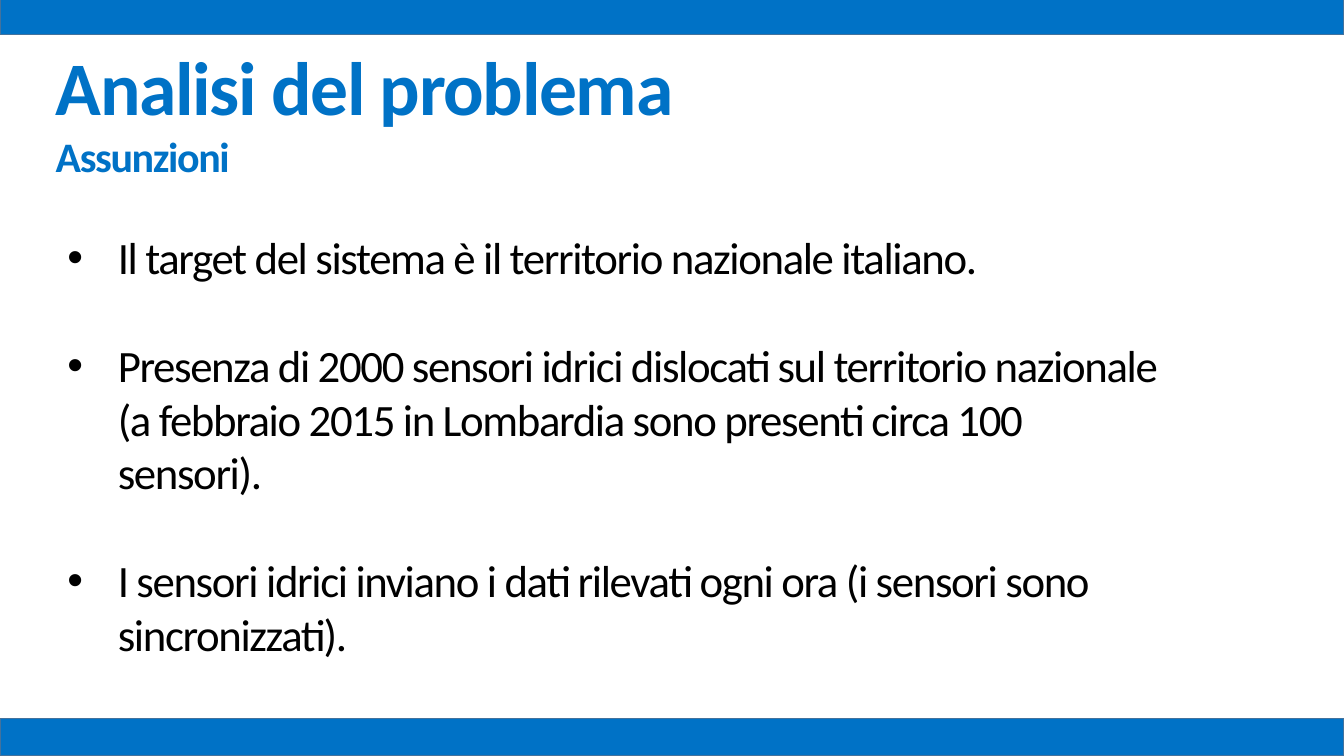
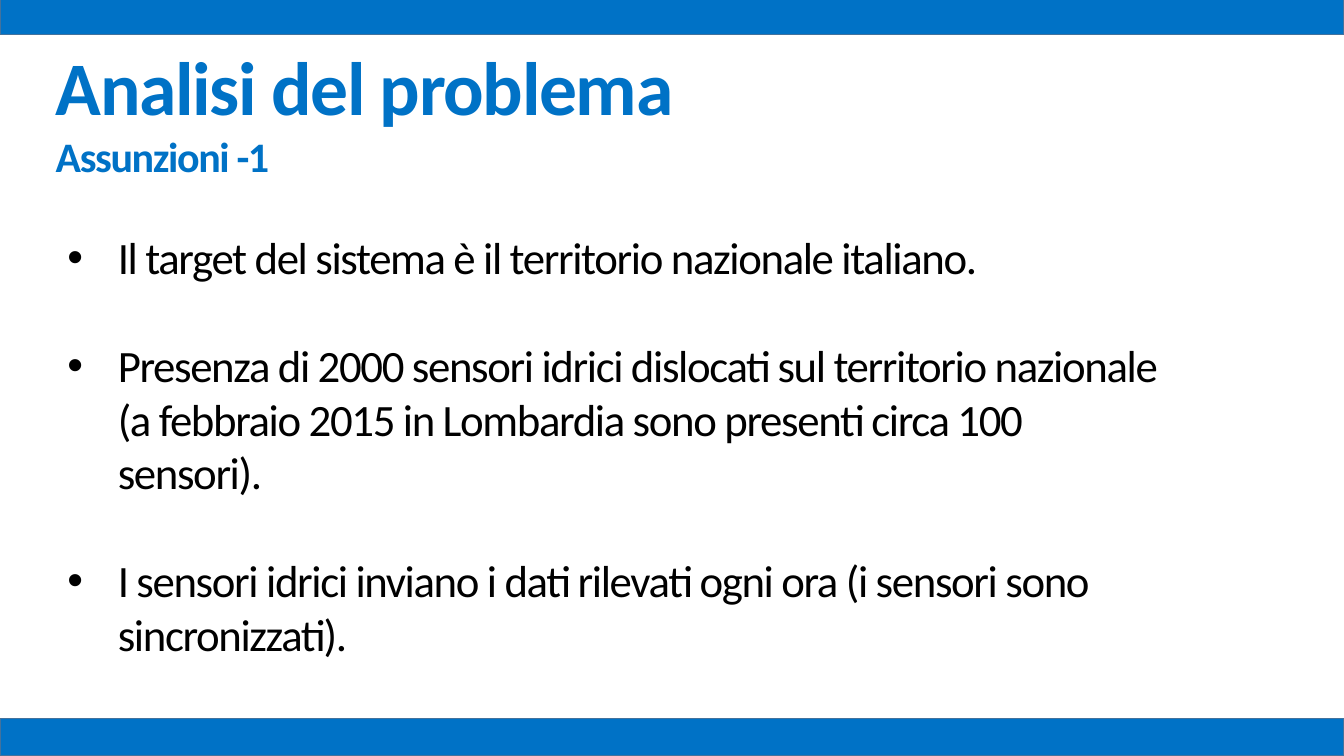
Before and after one commit to mz1991/ProgettoFebbraio2015, a slide deck: slide 8 of Febbraio 2015.pptx (slide 6 before the commit). Drawn at 1344x756 pixels with LibreOffice and Linux fonts; fonts in the diff are those of the drawing. Boxes give left, top, right and bottom in pixels: in the first picture for what was removed or moved away, otherwise in the second. Text is boxed around its words. In the diff, an @@ line names an element or a change of style, - is before the commit and + after.

```diff
--- a/Febbraio 2015.pptx
+++ b/Febbraio 2015.pptx
@@ text at bbox=[56, 142, 270, 173]: text changed @@
-Assunzioni
+Assunzioni -1
```
Also in this commit, not shown: 12 other slides changed, 1 other file.
